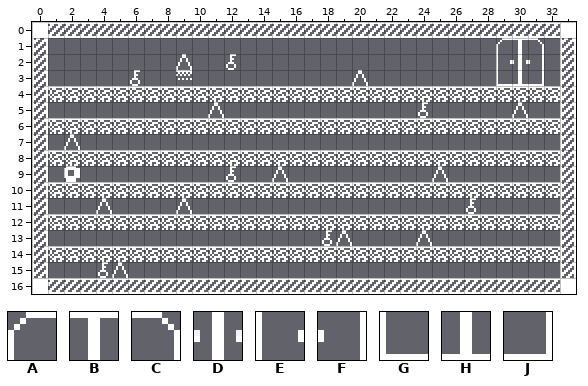
Level history. Tiled map: Assets/Levels/fgame/bb10.tmx. Above is the file before it was changed.
Cells are 8x8 px. Shown: x 0..33, y 0..16.
Key: from "pacman": A 8, B 9, C 10, D 12, E 28, F 30, G 48, H 49, J 50.
_ is an empty cell.
Layers that did not change in this view are not listed.
Layer "background" before, first column x 0:
 0 __________________________________
 1 _____________________________ABC__
 2 _____________________________EDF__
 3 _____________________________GHJ__
 4 __________________________________
 5 __________________________________
 6 __________________________________
 7 __________________________________
 8 __________________________________
 9 __________________________________
10 __________________________________
11 __________________________________
12 __________________________________
13 __________________________________
14 __________________________________
15 __________________________________
16 __________________________________
New version:
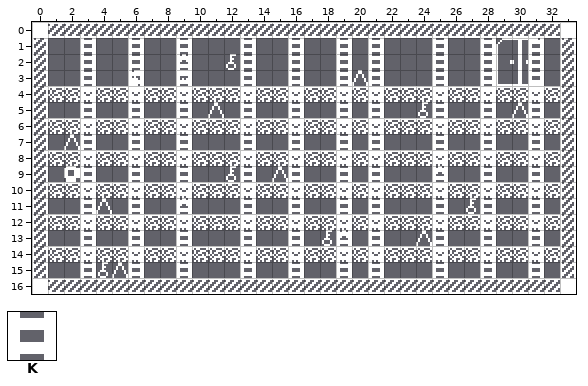
Further tiles: from "pacman": K 21.
Edits made:
Changed rows in their new state; . is an unchanged cell.
Layer "background":
first column x 3:
 1 K..K..K...K..K..K.K...K..K..K
 2 K..K..K...K..K..K.K...K..K..K
 3 K..K..K...K..K..K.K...K..K..K
 4 K..K..K...K..K..K.K...K..K..K
 5 K..K..K...K..K..K.K...K..K..K
 6 K..K..K...K..K..K.K...K..K..K
 7 K..K..K...K..K..K.K...K..K..K
 8 K..K..K...K..K..K.K...K..K..K
 9 K..K..K...K..K..K.K...K..K..K
10 K..K..K...K..K..K.K...K..K..K
11 K..K..K...K..K..K.K...K..K..K
12 K..K..K...K..K..K.K...K..K..K
13 K..K..K...K..K..K.K...K..K..K
14 K..K..K...K..K..K.K...K..K..K
15 K..K..K...K..K..K.K...K..K..K
